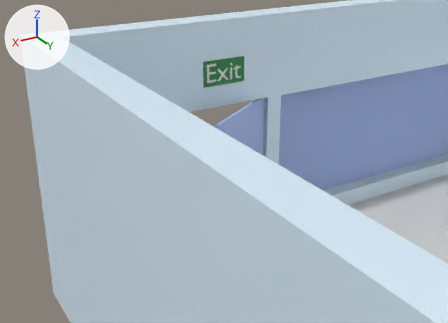
Two versions of the Blender file theroom/excersizes/souvenirbutik/room.blend, one commit apart.
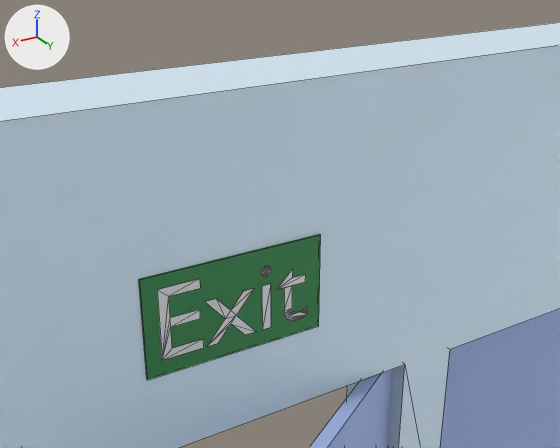
There are two pictures of each version: one from a 50 mm camera at (8.23, -1.22, 6.89) aimed at (2.61, -10.6, 2.2), one close up from a 50 mm camera at (3.69, -8.4, 5.52) aimed at (2.01, -11.2, 4.12). Arrows for +X, +Y and +Z are at upper left; the lights stay in place. The close-ups show mesh edges as thin lines.
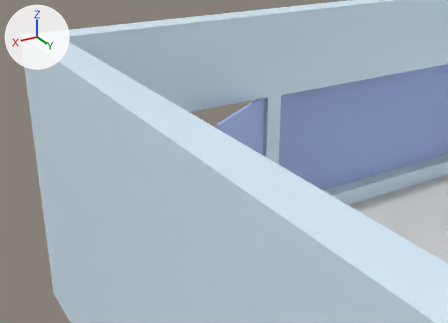
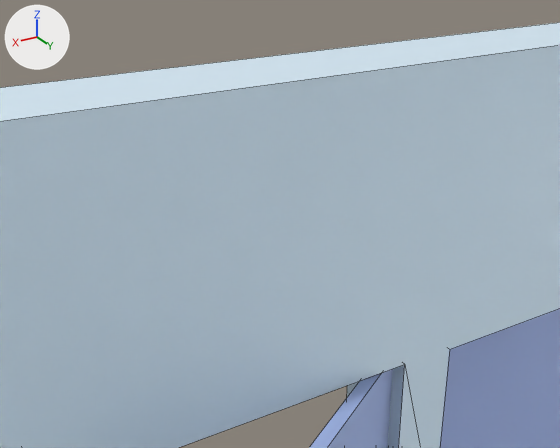
Location of each change, [x1, y1, x2, y2] in pixels of the close-ups (560 x 448 px):
'Text.002', deleted (green)
    before: [139, 234, 321, 380]
    faces in mat_material_016 (green #308446): [139, 234, 321, 380]
    faces in mat_material_017 (white #e7e7e7): [157, 266, 307, 360]

The change, as a list of edits to the scene's bpy script:
```text
Remove ob_text_002:
    ob_text_002 = bpy.data.objects.new('Text.002', me_cutext_005)
    ob_text_002.location = (2.677, -11.171, 3.611)
    ob_text_002.rotation_euler = (-4.714, 0.0, -3.145)  # degrees (-270, 0, -180)
    ob_text_002.scale = (0.514, 0.514, 1.34)
```
